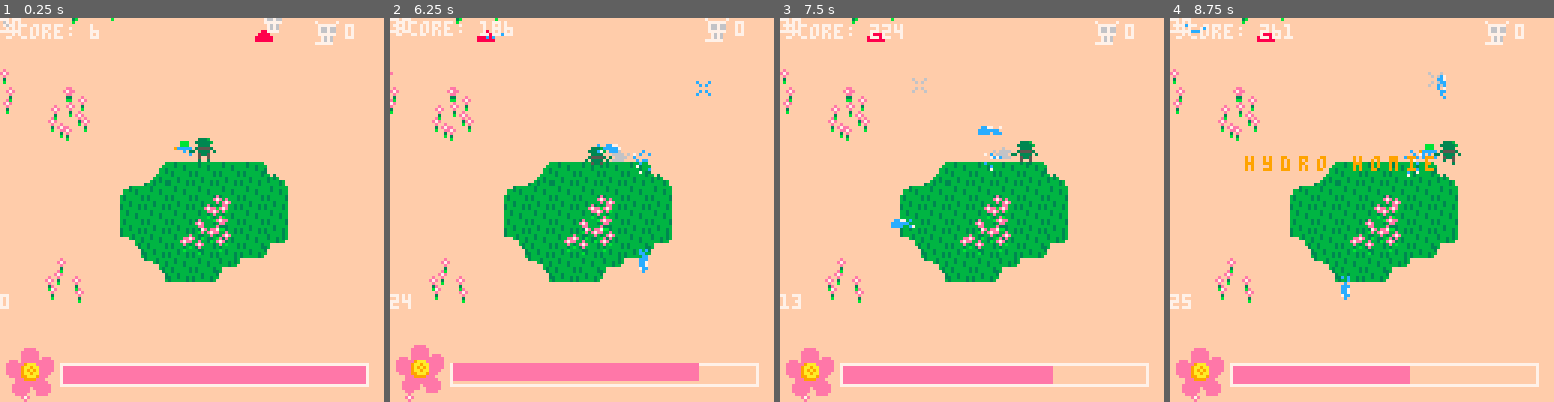
Above: before the commit, frames 1-4 (left to right).
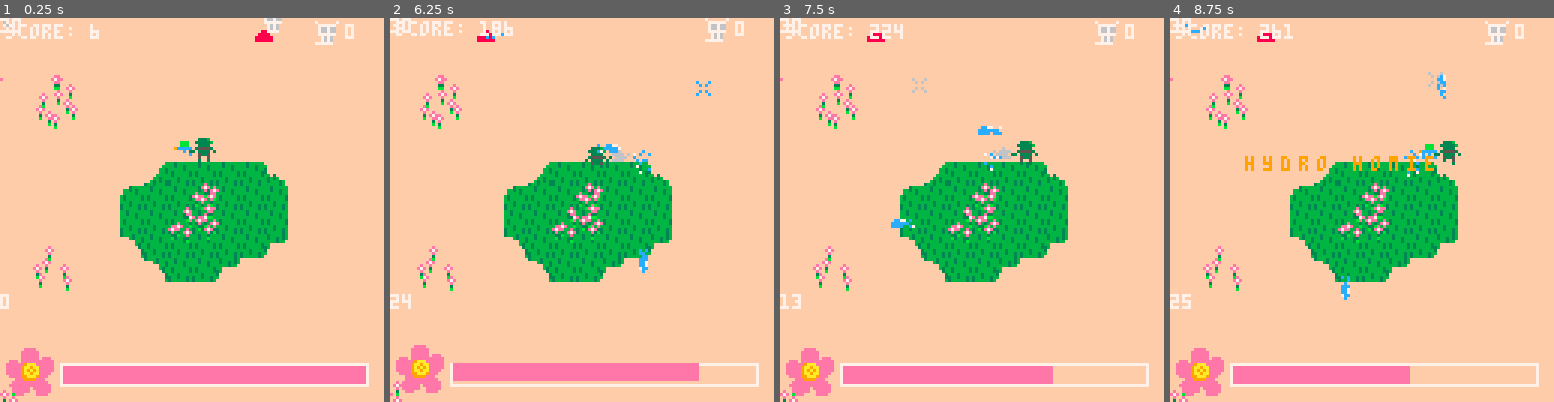
Above: after the commit, the same moments.

Repository: samboyer/ld46
Game: PICO-8 cartridge ld46.p8
Same seed, same stepped clock (60 frames per second), same inputs: the game is played once before the commit and once after it.
Inputs (mouse positions are in pixels of both pictures, inside the frame that each line leads up to):
- Up to frame 1 (0.25 s): no input
- Up to frame 2 (6.25 s): click (670, 121) at 0.67 s; tap O (Z key) at 0.7, 1.7, 2.1, 2.5, 2.9, 3.3, 3.7, 4.1, 4.5, 4.9, 5.3, 5.7, 6.1 s; click (436, 267) at 1.22 s; hold Right 1.6-2.1 s; click (497, 114) at 1.77 s; hold Up 2.15-2.42 s; click (562, 259) at 2.32 s; hold Right 2.47-3.03 s; click (624, 106) at 2.87 s; hold Left 3.08-3.58 s; click (685, 256) at 3.42 s; hold Down 3.63-3.97 s; click (451, 102) at 3.97 s; hold Right 4.02-4.68 s; click (512, 248) at 4.52 s; hold Up 4.73-5.03 s; click (574, 94) at 5.07 s; hold Left 5.08-5.68 s; click (639, 244) at 5.62 s; hold Down 5.73-6.03 s; hold Right from 6.08 s (still down); click (701, 90) at 6.17 s
- Up to frame 3 (7.5 s): tap O (Z key) at 6.5, 6.9, 7.3 s; release Right at 6.58 s; hold Right 6.63-7.13 s; click (856, 236) at 6.72 s; hold Up 7.18-7.45 s; click (918, 83) at 7.27 s
- Up to frame 4 (8.75 s): hold Right 7.5-8.07 s; tap O (Z key) at 7.7, 8.1, 8.5 s; click (1369, 229) at 7.82 s; hold Left 8.12-8.62 s; click (1434, 79) at 8.37 s; hold Down from 8.67 s (still down)

The runs differ from the first frame. In frame 1, 2.5% of the frame differs, in the area x 0-61%, y 0-100%; in frame 2, 2.4%; in frame 3, 2.5%; in frame 4, 2.5%.

Commit message:
Fixed watering

Diff:
--- a/ld46.p8
+++ b/ld46.p8
@@ -215,7 +215,7 @@
   }
 
   for f in all(flowers) do
-    if (distance(water, f) < 7) then
+    if (distance(water, f) < 9) then
       f.health = min(f.health + 80, f.maxhealth)
     end
   end
@@ -301,8 +301,8 @@
   sprites = {}
   for i=1,num do
     add(sprites, {
-      x = x + flr(rnd(16)) - 8,
-      y = y + flr(rnd(16)) - 8,
+      x = x + flr(rnd(16)) - 12,
+      y = y + flr(rnd(16)) - 12,
       alivesprite = 6,
       sprite = 6
     })
@@ -597,6 +597,14 @@
 
   score=t --TEMP
   t+=1
+
+  -- DEBUG
+  -- waterx = player.x + (isweaponfacingleft and (-12) or 20)
+  -- watery = player.y + 8
+  -- circ(waterx-screenx, watery-screeny, 6, 5)
+  -- for f in all(flowers) do
+    -- circ(f.x-screenx, f.y-screeny, 3, 0)
+  -- end
 
   --cls() -- clear screen
   --map(112,0)
